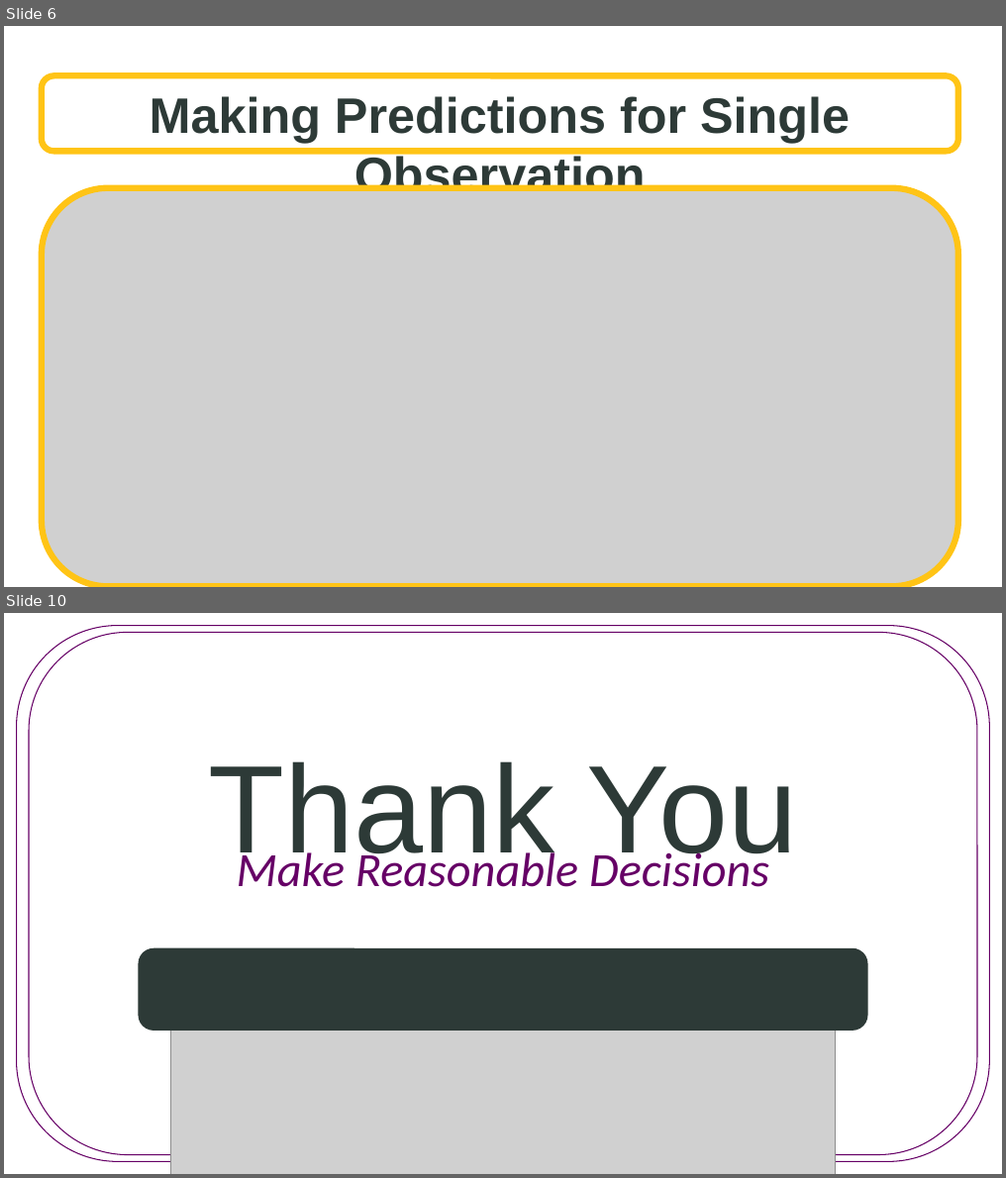
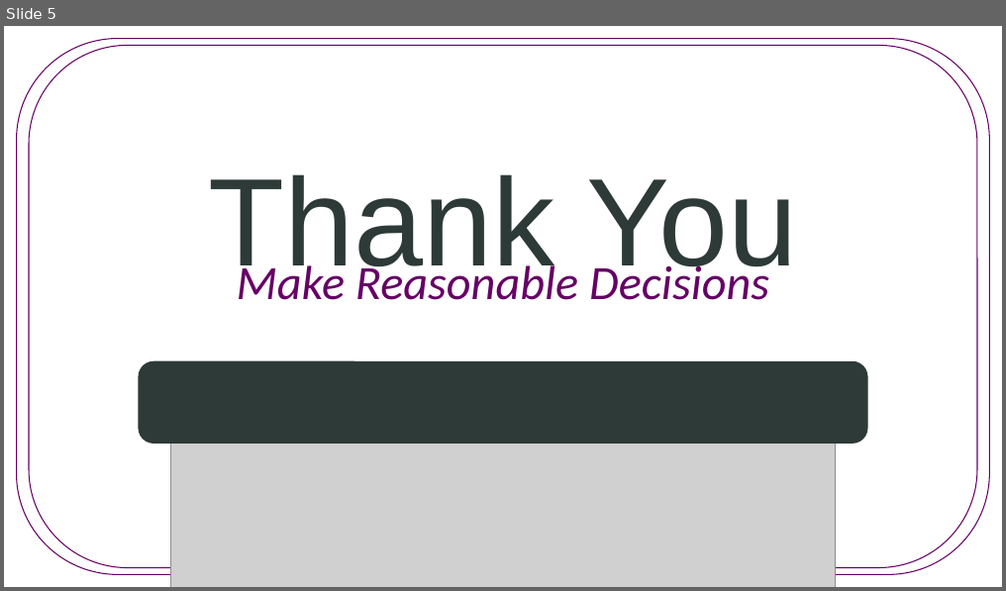
Before and after one commit to SuperMarioGiacomazzo/STOR455_WEBSITE, a slide deck: Lectures/13 - Multiple Linear Regression.pptx. Shown one above the other, each under a label of ours: slides 6 and 10 before the commit, slide 5 after it; the slides between them are not shown. The pictures are 1006x1178 and 1006x591 pixels, drawn with LibreOffice and Linux fonts; fonts in the diff are those of the drawing; grey boxes stand for pictures; background and template pictures are left out. Boxes give left, top, right and bottom in pixels: in the first picture for what was removed or moved away, otherwise in the second. Text is boxed around its words. In the diff, an @@ line names an element or a change of style, - is before the commit and + after.

```diff
--- a/Lectures/13 - Multiple Linear Regression.pptx
+++ b/Lectures/13 - Multiple Linear Regression.pptx
@@ slide 6 removed at (4,26,1002,587), background picture (left out) @@
@@ rounded rectangle removed at (42,76,958,152) @@
-Making Predictions for Single Observation
@@ picture removed at (42,188,958,587) @@
@@ picture removed at (172,258,734,302) @@
@@ picture removed at (132,528,774,570) @@
@@ what was slide 10 is now slide 5 @@
```
Also in this commit, not shown: 2 slides changed, 2 slides added, 6 other slides removed, 15 other files.
